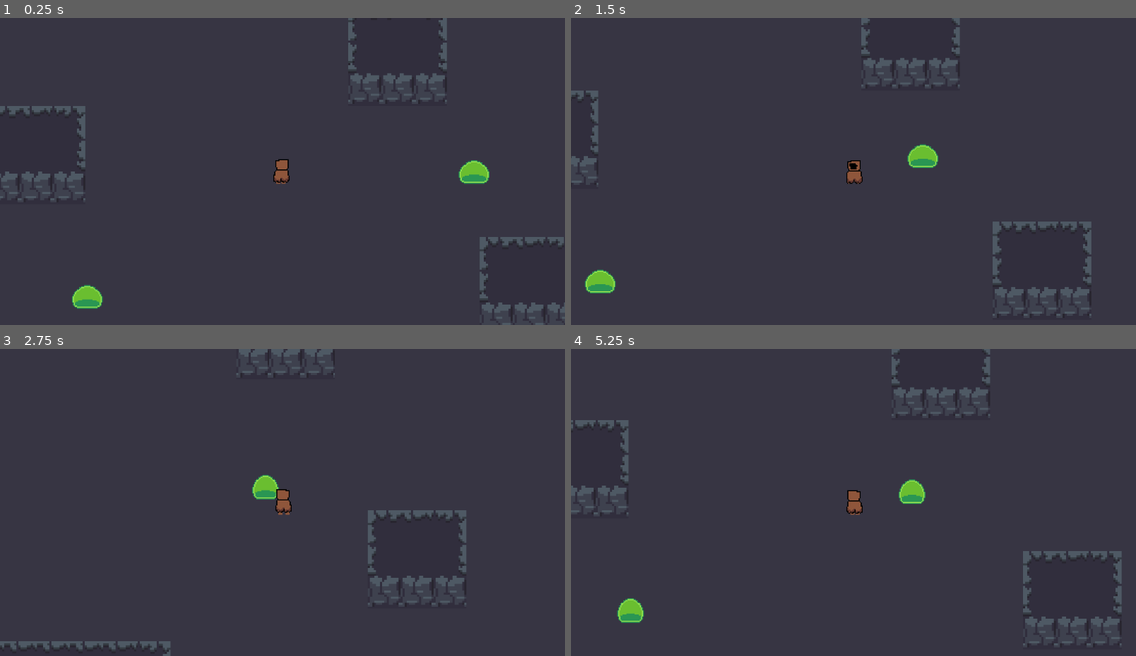
Above: before the commit, frames 1-4 (two rows, left to right).
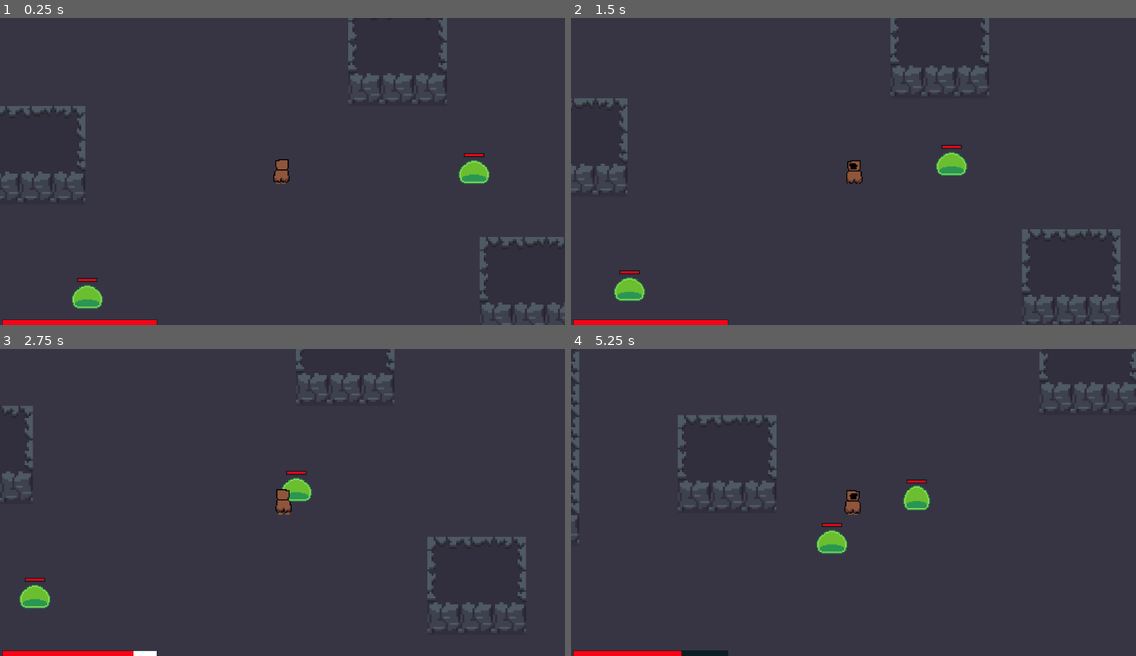
Above: after the commit, the same moments.

Repository: WootenWarrior/Godot-Game
Game: Godot game, scene res://Scenes/test.tscn
Same seed, same stepped clock (60 frames per second), same inputs: the game is played once before the commit and once after it.
Inputs (mouse positions are in pixels of both pictures, inside the frame that each line leads up to):
- Up to frame 1 (0.25 s): no input
- Up to frame 2 (1.5 s): move the mouse to (977, 156) at 0.52 s; hold D (move_right) 0.53-1.28 s; hold Right mouse button (charge) 0.53-1.28 s; click (977, 156) at 0.8 s; move the mouse to (740, 186) at 1.27 s; hold S (move_down) from 1.28 s (still down); click (740, 186) at 1.35 s
- Up to frame 3 (2.75 s): tap Q (get_weapon_out) at 1.55, 2.1 s; move the mouse to (339, 434) at 2.02 s; release S (move_down) at 2.03 s; hold D (move_right) from 2.03 s (still down); tap R (put_weapon_away) at 2.3 s
- Up to frame 4 (5.25 s): move the mouse to (825, 563) at 2.77 s; release D (move_right) at 2.78 s; hold W (move_up) 2.78-3.53 s; tap R (put_weapon_away) at 2.85 s; tap Shift (sprint) at 3.05 s; move the mouse to (1023, 548) at 3.52 s; hold Shift (sprint) 3.53-4.28 s; hold A (move_left) 3.53-5.03 s; right-click (1023, 548) at 3.8 s; move the mouse to (684, 456) at 4.27 s; right-click (684, 456) at 4.35 s; click (684, 456) at 4.55 s; move the mouse to (881, 502) at 5.02 s; hold S (move_down) from 5.03 s (still down); click (881, 502) at 5.1 s

The runs differ from the first frame. In frame 1, 0.6% of the frame differs, in the area x 0-86%, y 44-100%; in frame 2, 5.6%, in the area x 0-98%, y 0-100%; in frame 3, 4.9%; in frame 4, 5.6%.

Commit message:
Player UI and enemy updates
-Gave enemies the ability to have forces applied.
-Added a health bar to indicate player health.
-Added health bars for slimes.
-Added charge bar to indicate how charged the player's spell is.
-Slowed player movement when charging a spell by a specified amount.

Diff:
--- a/Scenes/Lightning_strike.tscn
+++ b/Scenes/LightningStrike.tscn
@@ -121,6 +121,8 @@
 position = Vector2(0, -1)
 shape = SubResource("CircleShape2D_8de3j")
 
+[node name="AnimationPlayer" type="AnimationPlayer" parent="."]
+
 [connection signal="animation_finished" from="." to="." method="_on_animation_finished"]
 [connection signal="fire" from="." to="." method="_on_fire"]
 [connection signal="frame_changed" from="." to="." method="_on_frame_changed"]
--- a/Scenes/Slime.tscn
+++ b/Scenes/Slime.tscn
@@ -1,7 +1,8 @@
-[gd_scene load_steps=30 format=3 uid="uid://c5g4oah33llvk"]
+[gd_scene load_steps=31 format=3 uid="uid://c5g4oah33llvk"]
 
 [ext_resource type="Script" path="res://Scripts/Slime.gd" id="1_bfi8f"]
 [ext_resource type="Texture2D" uid="uid://chw0uxvxpegfi" path="res://Assets/Enemies/Slime1.png" id="1_e742b"]
+[ext_resource type="PackedScene" uid="uid://cqtqiolcultdc" path="res://Scenes/UI/HealthBar.tscn" id="3_5h2vy"]
 
 [sub_resource type="CircleShape2D" id="CircleShape2D_xxhlu"]
 radius = 4.47214
@@ -196,7 +197,7 @@
 [sub_resource type="CircleShape2D" id="CircleShape2D_gfqsj"]
 radius = 8.06226
 
-[node name="CharacterBody2D" type="CharacterBody2D"]
+[node name="Slime" type="CharacterBody2D"]
 y_sort_enabled = true
 collision_layer = 9
 collision_mask = 9
@@ -208,10 +209,8 @@
 
 [node name="AnimatedSprite2D" type="AnimatedSprite2D" parent="."]
 sprite_frames = SubResource("SpriteFrames_7c71d")
-animation = &"Die"
+animation = &"Hit"
 autoplay = "Idle"
-frame = 4
-frame_progress = 1.0
 
 [node name="NavigationTimer" type="Timer" parent="."]
 wait_time = 0.1
@@ -233,6 +232,12 @@
 [node name="CollisionShape2D" type="CollisionShape2D" parent="PlayerCollisionArea"]
 y_sort_enabled = true
 shape = SubResource("CircleShape2D_gfqsj")
+
+[node name="HealthBar" parent="." instance=ExtResource("3_5h2vy")]
+offset_left = -9.0
+offset_top = -19.0
+offset_right = 9.0
+offset_bottom = -17.0
 
 [connection signal="timeout" from="NavigationTimer" to="." method="_on_timer_timeout"]
 [connection signal="body_entered" from="DetectionRange" to="." method="_on_detection_range_body_entered"]
--- /dev/null
+++ b/Scenes/UI/HealthBar.tscn
@@ -0,0 +1,43 @@
+[gd_scene load_steps=6 format=3 uid="uid://cqtqiolcultdc"]
+
+[ext_resource type="Script" path="res://Scripts/HealthBar.gd" id="1_iv28n"]
+
+[sub_resource type="StyleBoxEmpty" id="StyleBoxEmpty_pc32o"]
+
+[sub_resource type="StyleBoxFlat" id="StyleBoxFlat_nfcdw"]
+bg_color = Color(0.972549, 0.0117647, 0.0823529, 1)
+
+[sub_resource type="StyleBoxFlat" id="StyleBoxFlat_ofhyd"]
+bg_color = Color(0.0509804, 0.117647, 0.141176, 1)
+expand_margin_left = 1.0
+expand_margin_top = 1.0
+expand_margin_right = 1.0
+expand_margin_bottom = 1.0
+shadow_color = Color(0, 0, 0, 0.27451)
+shadow_offset = Vector2(0, 1)
+
+[sub_resource type="StyleBoxFlat" id="StyleBoxFlat_db34y"]
+bg_color = Color(1, 1, 1, 1)
+
+[node name="HealthBar" type="ProgressBar"]
+z_index = 1
+offset_right = 300.0
+offset_bottom = 10.0
+theme_override_styles/background = SubResource("StyleBoxEmpty_pc32o")
+theme_override_styles/fill = SubResource("StyleBoxFlat_nfcdw")
+value = 100.0
+show_percentage = false
+script = ExtResource("1_iv28n")
+
+[node name="DamageBar" type="ProgressBar" parent="."]
+z_index = -1
+layout_mode = 1
+anchors_preset = 15
+anchor_right = 1.0
+anchor_bottom = 1.0
+grow_horizontal = 2
+grow_vertical = 2
+theme_override_styles/background = SubResource("StyleBoxFlat_ofhyd")
+theme_override_styles/fill = SubResource("StyleBoxFlat_db34y")
+value = 100.0
+show_percentage = false
--- a/Scenes/Hotbar.tscn
+++ b/Scenes/UI/Hotbar.tscn
@@ -2,7 +2,7 @@
 
 [ext_resource type="Script" path="res://Scripts/Hotbar.gd" id="1_jueji"]
 
-[node name="Control" type="Control"]
+[node name="Hotbar" type="Control"]
 layout_mode = 3
 anchors_preset = 12
 anchor_top = 1.0
--- a/Scenes/UI/Menu.tscn
+++ b/Scenes/UI/Menu.tscn
@@ -1,7 +1,7 @@
 [gd_scene load_steps=3 format=3 uid="uid://bnevn45wjhykj"]
 
 [ext_resource type="Script" path="res://Scripts/Inventory_manager.gd" id="1_as6me"]
-[ext_resource type="PackedScene" uid="uid://b78rs8gc3sbkh" path="res://Scenes/UI/Inventory_menu.tscn" id="3_wllyt"]
+[ext_resource type="PackedScene" uid="uid://b78rs8gc3sbkh" path="res://Scenes/UI/InventoryMenu.tscn" id="3_wllyt"]
 
 [node name="Menu" type="Control"]
 layout_mode = 3
--- a/Scenes/UI/PlayerUI.tscn
+++ b/Scenes/UI/PlayerUI.tscn
@@ -1,4 +1,7 @@
-[gd_scene format=3 uid="uid://k3tki8ixem5h"]
+[gd_scene load_steps=3 format=3 uid="uid://k3tki8ixem5h"]
+
+[ext_resource type="PackedScene" uid="uid://cqtqiolcultdc" path="res://Scenes/UI/HealthBar.tscn" id="1_xusi6"]
+[ext_resource type="PackedScene" uid="uid://fg7uwomywfk6" path="res://Scenes/UI/Hotbar.tscn" id="2_5crt7"]
 
 [node name="PlayerUI" type="Control"]
 layout_mode = 3
@@ -8,17 +11,12 @@
 grow_horizontal = 2
 grow_vertical = 2
 
-[node name="VBoxContainer" type="VBoxContainer" parent="."]
+[node name="HealthBar" parent="." instance=ExtResource("1_xusi6")]
+layout_mode = 0
+offset_left = 5.0
+offset_top = 590.0
+offset_right = 305.0
+offset_bottom = 600.0
+
+[node name="Hotbar" parent="." instance=ExtResource("2_5crt7")]
 layout_mode = 1
-anchors_preset = 15
-anchor_right = 1.0
-anchor_bottom = 1.0
-grow_horizontal = 2
-grow_vertical = 2
-
-[node name="HBoxContainer" type="HBoxContainer" parent="VBoxContainer"]
-layout_mode = 2
-size_flags_vertical = 8
-
-[node name="TextureProgressBar" type="TextureProgressBar" parent="VBoxContainer/HBoxContainer"]
-layout_mode = 2
--- /dev/null
+++ b/Scenes/UI/SpellChargeBar.tscn
@@ -0,0 +1,16 @@
+[gd_scene load_steps=3 format=3 uid="uid://v2lejukr4phw"]
+
+[sub_resource type="StyleBoxEmpty" id="StyleBoxEmpty_3nn4m"]
+
+[sub_resource type="StyleBoxFlat" id="StyleBoxFlat_bi1q2"]
+bg_color = Color(1, 1, 1, 1)
+shadow_color = Color(0, 0, 0, 1)
+shadow_offset = Vector2(1, 1)
+
+[node name="SpellChargeBar" type="ProgressBar"]
+offset_right = 100.0
+offset_bottom = 10.0
+theme_override_styles/background = SubResource("StyleBoxEmpty_3nn4m")
+theme_override_styles/fill = SubResource("StyleBoxFlat_bi1q2")
+value = 60.0
+show_percentage = false
--- a/Scenes/player.tscn
+++ b/Scenes/player.tscn
@@ -2,7 +2,7 @@
 
 [ext_resource type="Script" path="res://Scripts/Player.gd" id="1_6g0s8"]
 [ext_resource type="Texture2D" uid="uid://b7v4j0xincy63" path="res://Assets/Player/WizardDefault.png" id="2_3la3r"]
-[ext_resource type="PackedScene" uid="uid://fg7uwomywfk6" path="res://Scenes/Hotbar.tscn" id="6_svoae"]
+[ext_resource type="PackedScene" uid="uid://k3tki8ixem5h" path="res://Scenes/UI/PlayerUI.tscn" id="4_70g84"]
 
 [sub_resource type="AtlasTexture" id="AtlasTexture_8k3j1"]
 atlas = ExtResource("2_3la3r")
@@ -214,12 +214,12 @@
 [node name="Camera2D" type="Camera2D" parent="."]
 zoom = Vector2(2, 2)
 
-[node name="Hotbar" type="CanvasLayer" parent="."]
-
-[node name="Control" parent="Hotbar" instance=ExtResource("6_svoae")]
-
 [node name="InvulnerabilityTimer" type="Timer" parent="."]
 wait_time = 0.2
+
+[node name="CanvasLayer" type="CanvasLayer" parent="."]
+
+[node name="PlayerUI" parent="CanvasLayer" instance=ExtResource("4_70g84")]
 
 [connection signal="dead" from="." to="." method="_on_dead"]
 [connection signal="hit" from="." to="." method="_on_hit"]
--- a/Scenes/test.tscn
+++ b/Scenes/test.tscn
@@ -1,7 +1,7 @@
 [gd_scene load_steps=12 format=3 uid="uid://dg26xi6r0s5td"]
 
-[ext_resource type="PackedScene" uid="uid://bdvdr5madyn58" path="res://Scenes/player.tscn" id="1_s0x65"]
-[ext_resource type="PackedScene" uid="uid://fg7uwomywfk6" path="res://Scenes/Hotbar.tscn" id="2_rcw3l"]
+[ext_resource type="PackedScene" uid="uid://bdvdr5madyn58" path="res://Scenes/Player.tscn" id="1_s0x65"]
+[ext_resource type="PackedScene" uid="uid://fg7uwomywfk6" path="res://Scenes/UI/Hotbar.tscn" id="2_rcw3l"]
 [ext_resource type="Texture2D" uid="uid://u80ylbxodscw" path="res://Assets/TestTiles/TestTiles.png" id="2_ys0a2"]
 [ext_resource type="Texture2D" uid="uid://caxyuo81g7ov5" path="res://Assets/Environment Art/DungeonTiles1.png" id="3_ky0ro"]
 [ext_resource type="Script" path="res://Scripts/Grid_generator.gd" id="3_pfjnd"]
@@ -288,6 +288,9 @@
 collision_layer = 5
 collision_mask = 5
 speed = 75.0
+sprint_multiplier = 2.0
+health = 100
+external_force_decay = 0.9
 
 [node name="TileMap" type="TileMap" parent="." groups=["navigation"]]
 y_sort_enabled = true
--- a/Scripts/Area_spell.gd
+++ b/Scripts/Area_spell.gd
@@ -4,6 +4,7 @@
 
 var has_spell_area = true
 var spell_area_type = "Idle_Small"
+var can_knockback = true
 
 func _process(_delta):
 	var player = get_parent().get_child(0)
@@ -13,6 +14,13 @@
 	else:
 		z_index = 0
 
+func knockback(body):
+	var direction = body.global_position - global_position
+	body.apply_force(direction,knockback_strength)
+
+func connect_to_area_signal():
+	area.connect("body_entered", Callable(self, "_on_area_2d_body_entered"))
+
 func _on_fire():
 	collider.disabled = false
 	visible = true
@@ -21,11 +29,11 @@
 func _on_animation_finished():
 	visible = false
 	collider.disabled = true
-
-func connect_to_area_signal():
-	area.connect("body_entered", Callable(self, "_on_area_2d_body_entered"))
+	can_knockback = true
 
 func _on_area_2d_body_entered(body):
-	print("collision: ",body)
-	body.damage(damage)
-	print(body.health)
+	print("collision: ",body.name)
+	if body.name != "TileMap":
+		knockback(body)
+		body.damage(damage)
+		print(body.health)
--- a/Scripts/Enemy.gd
+++ b/Scripts/Enemy.gd
@@ -5,6 +5,7 @@
 @export var aggro_radius = 0
 @onready var Collision_shape = null
 @onready var AnimatedSprite = null
+var health_bar = null
 var player = null
 var players = null
 var attack_damage = 1
@@ -21,6 +22,12 @@
 func _process(_delta):
 	pass
 
+func apply_force(force_direction: Vector2, force_strength: float):
+	external_forces = force_direction.normalized() * force_strength
+
+func set_health_bar(_health_bar):
+	health_bar = _health_bar
+
 func set_collision_shape(collision_shape: CollisionShape2D):
 	Collision_shape = collision_shape
 
@@ -36,6 +43,7 @@
 
 func damage(damage_value) -> void:
 	health-=damage_value
+	health_bar.health = health
 
 func die() -> void:
 	AnimatedSprite.play("Die")
--- /dev/null
+++ b/Scripts/HealthBar.gd
@@ -0,0 +1,22 @@
+extends ProgressBar
+
+@onready var damage_bar = $DamageBar
+var health = 0 : set = set_health
+var health_decrease_val = 0.3
+
+func _process(delta):
+	if health < damage_bar.value:
+		damage_bar.value -= health_decrease_val
+	else:
+		damage_bar.value = health
+
+func set_health(new_health):
+	health = min(max_value,new_health)
+	value = health
+
+func init_health(_health):
+	health = _health
+	max_value = _health
+	value = _health
+	damage_bar.max_value = _health
+	damage_bar.value = _health
--- a/Scripts/Lightning_strike.gd
+++ b/Scripts/Lightning_strike.gd
@@ -6,6 +6,7 @@
 	connect_to_area_signal()
 	collider.disabled = true
 	damage = 10
+	knockback_strength = 200
 
 func _on_fire():
 	super._on_fire()
--- a/Scripts/Magic_weapon.gd
+++ b/Scripts/Magic_weapon.gd
@@ -17,10 +17,13 @@
 	if visible:
 		if Input.is_action_pressed("charge") and not is_charged:
 			charging_held_time += delta
+			charge_bar.value = charging_held_time*100
+			print(charge_bar.value)
 			#print("charging value = ",charging_held_time)
 			#print("charge time = ", charge_time)
 		if Input.is_action_just_released("charge") and not is_charged:
 			charging_held_time = 0
+			charge_bar.value = 0
 
 		if charge_time < charging_held_time:
 			reset_charge()
--- a/Scripts/Physical_enemy.gd
+++ b/Scripts/Physical_enemy.gd
@@ -10,8 +10,3 @@
 
 func _process(delta):
 	super._process(delta)
-
-func apply_force(body) -> void:
-	var force_direction = (body.global_position - global_position).normalized()
-	var force_strength = 1000  # Adjust as needed
-	body.add_force(force_direction * force_strength)
--- a/Scripts/Player.gd
+++ b/Scripts/Player.gd
@@ -6,16 +6,19 @@
 @export var health = 100
 @export var external_force_decay = 0.9   #Bounce damping factor on player
 @onready var player_sprite = $PlayerCharacter
-@onready var spell_area_scene = preload("res://Scenes/spell_area.tscn")
+@onready var spell_area_scene = preload("res://Scenes/SpellArea.tscn")
 @onready var weapon = null
 @onready var hit_timer = $InvulnerabilityTimer
+@onready var health_bar = $CanvasLayer/PlayerUI/HealthBar
 var can_be_hit = true
 var spell_area = null
 var fireball = preload("res://Scenes/Fireball.tscn")
-var lightning = preload("res://Scenes/Lightning_strike.tscn")
+var lightning = preload("res://Scenes/LightningStrike.tscn")
 var is_facing_up = false
 var external_forces = Vector2.ZERO
 var is_dead = false
+var speed_temp = 0
+var speed_reduction_multiplier = 0.5
 
 signal roll
 signal hit(damage:int)
@@ -28,9 +31,11 @@
 	add_child(spell_area)
 	spell_area.visible = false
 	add_to_group("Player")
+	health_bar.init_health(health)
+	speed_temp = speed
 
 	#Debug
-	set_weapon(load("res://Scenes/Dev_spellbook.tscn"))
+	set_weapon(load("res://Scenes/DevSpellbook.tscn"))
 
 func _physics_process(_delta):
 	if not is_dead:
@@ -90,12 +95,16 @@
 		if Input.is_action_just_pressed("roll"):
 			roll.emit()
 
-		velocity = (direction*speed*sprint_multiplier_temp) + external_forces
+		if Input.is_action_pressed("charge"):
+			speed = speed_temp*speed_reduction_multiplier
+
+		velocity = (direction*speed*sprint_multiplier_temp) + (external_forces*sprint_multiplier_temp)
 		move_and_slide()
 		external_forces = external_forces*external_force_decay
 
 func damage(damage_value) -> void:
 	health-=damage_value
+	health_bar.health = health
 
 func apply_force(force_direction: Vector2, force_strength: float):
 	external_forces = force_direction.normalized() * force_strength
--- a/Scripts/Slime.gd
+++ b/Scripts/Slime.gd
@@ -1,18 +1,20 @@
 extends Physical_enemy
 
 @onready var navigation_agent = $NavigationAgent2D as NavigationAgent2D
-var knockback_force = 500
+var knockback_force = 250
 var is_colliding_with_player = false
 
 func _ready():
 	super._ready()
 	health = 20
-	attack_damage = 5
+	attack_damage = 15
 	speed = 50
 	aggro_radius = 200
 	set_collision_shape($PlayerCollisionArea/CollisionShape2D)
 	set_animated_sprite_2d($AnimatedSprite2D)
 	set_aggro_radius(aggro_radius,$DetectionRange/CollisionShape2D)
+	set_health_bar($HealthBar)
+	health_bar.init_health(health)
 
 func _process(delta):
 	if not dead:
@@ -35,7 +37,6 @@
 	navigation_agent.target_position = player.global_position
 
 	#print("moving towards = ",navigation_agent.target_position)
-	#print("target_local_position = ",target.position)
 	#print("target_global_position = ",target.global_position)
 
 func move_towards_target() -> void:
@@ -43,8 +44,6 @@
 	var direction = next_position.normalized()
 	velocity = (direction * speed) + external_forces
 
-	#print(navigation_agent.is_target_reachable())
-	#print(navigation_agent.target_position)
 	#print("Next Path Position: ", next_position)
 	#print("Direction: ", direction)
 	#print("Velocity: ", velocity)
--- a/Scripts/Spell.gd
+++ b/Scripts/Spell.gd
@@ -6,6 +6,7 @@
 var charge_time = 1
 var collider = null
 var area = null
+var knockback_strength = 0
 
 signal idle
 signal fire
--- /dev/null
+++ b/Scripts/SpellChargeBar.gd
@@ -0,0 +1,7 @@
+extends ProgressBar
+
+func _ready():
+	value = 0
+
+func update_value(_value):
+	value = _value
--- a/Scripts/Spellbook.gd
+++ b/Scripts/Spellbook.gd
@@ -2,7 +2,7 @@
 
 @export var radius: int = 10
 @export var spell_offset: int = 20
-var test_spell = preload("res://Scenes/Lightning_strike.tscn")
+var test_spell = preload("res://Scenes/LightningStrike.tscn")
 var equipped_spell = null
 var projectile_speed = 0
 var spell_idle = false
--- a/Scripts/Weapon.gd
+++ b/Scripts/Weapon.gd
@@ -4,8 +4,10 @@
 
 @onready var area = $Area2D
 @onready var player = get_parent()
+@onready var charge_bar_scene = preload("res://Scenes/UI/SpellChargeBar.tscn")
 var damage: float = 0.0
 var base_z_index = 1
+var charge_bar = null
 
 signal attack
 signal charge
@@ -17,19 +19,33 @@
 		area.connect("body_entered", Callable(self, "_on_area_body_entered"))
 		area.connect("body_exited", Callable(self, "_on_area_body_exited"))
 
+	initialise_charge_bar()
+
 func _process(_delta):
 	if Input.is_action_just_pressed("get_weapon_out") and not visible:
 		visible = true
+		charge_bar.visible = true
 		weapon_out.emit()
 	elif Input.is_action_just_pressed("put_weapon_away") and visible:
 		visible = false
+		charge_bar.visible = false
 		weapon_hide.emit()
 
 	if visible:
 		if Input.is_action_just_pressed("fire"):
 			attack.emit()
+			charge_bar.value = 0
 		if Input.is_action_just_pressed("charge"):
 			charge.emit()
+
+func initialise_charge_bar():
+	charge_bar = charge_bar_scene.instantiate()
+	player.add_child(charge_bar)
+	charge_bar.position = Vector2(charge_bar.position.x - 15, charge_bar.position.y + 20)
+	charge_bar.scale.x = 0.3
+	charge_bar.scale.y = 0.3
+	charge_bar.visible = false
+	charge_bar.value = 0
 
 func _on_area_body_entered(body):
 	if body is TileMap:
Not shown: 2 places in Scenes/DevSpellbook.tscn that only renumber resources
Renamed: Scenes/Enemy_spawner.tscn -> Scenes/EnemySpawner.tscn
Not shown: 2 places in Scenes/LightningStrike.tscn that only renumber resources
Not shown: 1 places in Scenes/SpellArea.tscn that only renumber resources
Renamed: Scenes/UI/Inventory_menu.tscn -> Scenes/UI/InventoryMenu.tscn
Renamed: Scenes/UI/Spell_menu.tscn -> Scenes/UI/SpellMenu.tscn
